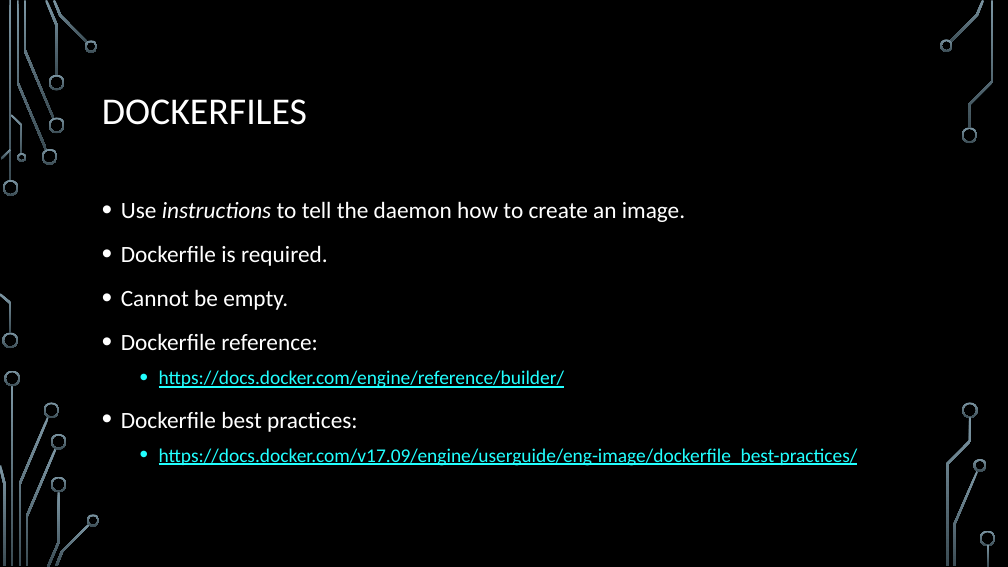
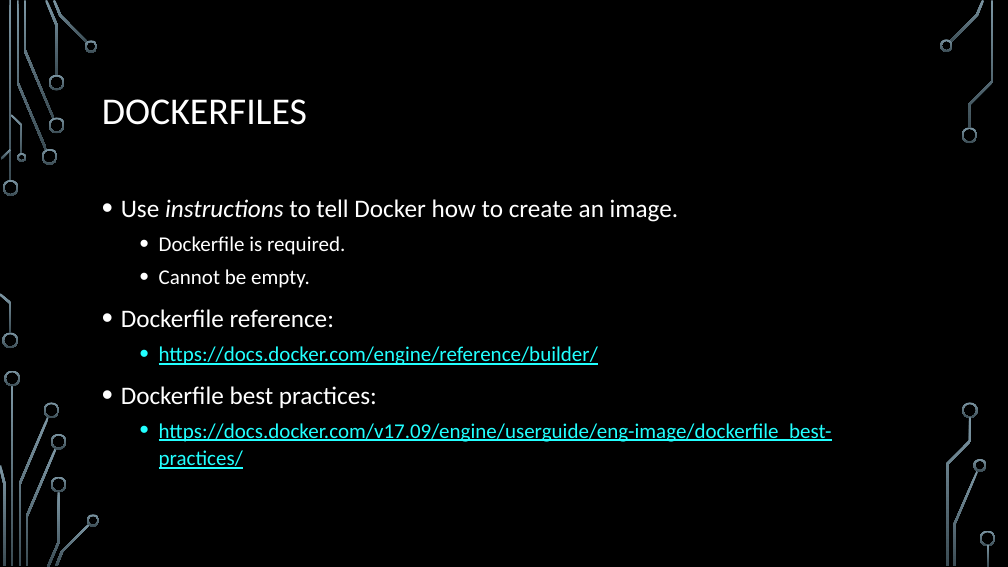
Before and after one commit to jamesche75/Linux-Boot-Camp, a slide deck: slide 4 of Modules/Module 4 - Advanced Docker/Module 4 - Advanced Docker.pptx. Drawn at 1008x567 pixels with LibreOffice and Linux fonts; fonts in the diff are those of the drawing; background and template pictures are left out. Boxes give left, top, right and bottom in pixels: in the first picture for what was removed or moved away, otherwise in the second. Text is boxed around its words. In the diff, an @@ line names an element or a change of style, - is before the commit and + after.

```diff
--- a/Modules/Module 4 - Advanced Docker/Module 4 - Advanced Docker.pptx
+++ b/Modules/Module 4 - Advanced Docker/Module 4 - Advanced Docker.pptx
@@ text at box(121, 199, 678, 222): text changed; size 22.2 to 24 pt @@
-• Use instructions to tell the daemon how to create an image.
+• Use instructions to tell Docker how to create an image.
@@ text at box(121, 236, 832, 469): size 22.2 to 20 pt in "Dockerfile is required.", "Cannot be empty."; size 22.2 to 24 pt in "Dockerfile reference:", "Dockerfile best practices:"; size 18.5 to 20 pt in "https://docs.docker.com/engine/reference/builder/", "https://docs.docker.com/v17.09/engine/userguide/eng-image/do ..."; list level 1 to 2 in "Dockerfile is required."; line spacing 1.2 to 1.1; list level 1 to 2 in "Cannot be empty." @@
```
Also in this commit, not shown: 3 other slides changed, 1 slide added, 3 other files.
